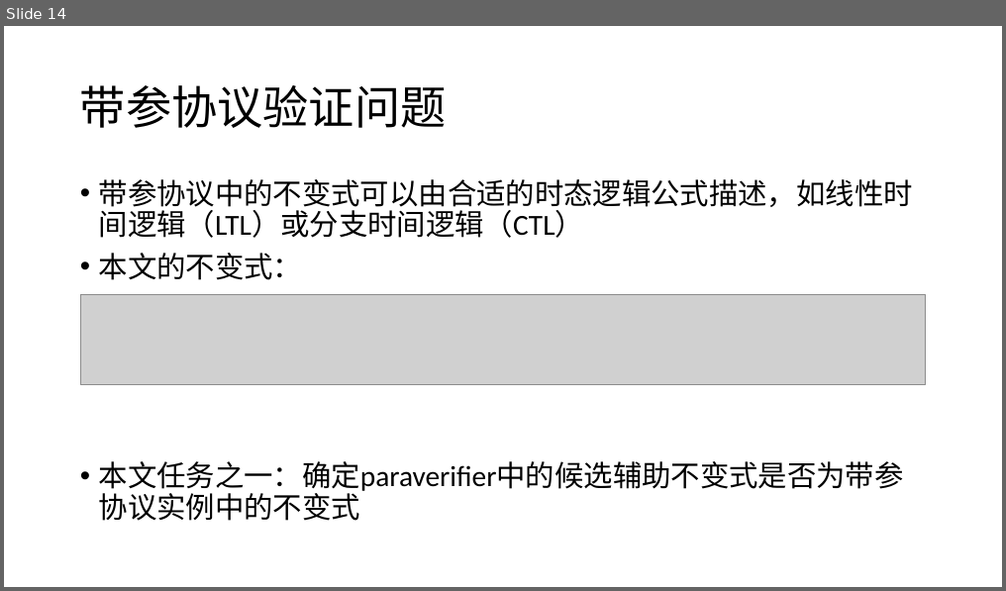
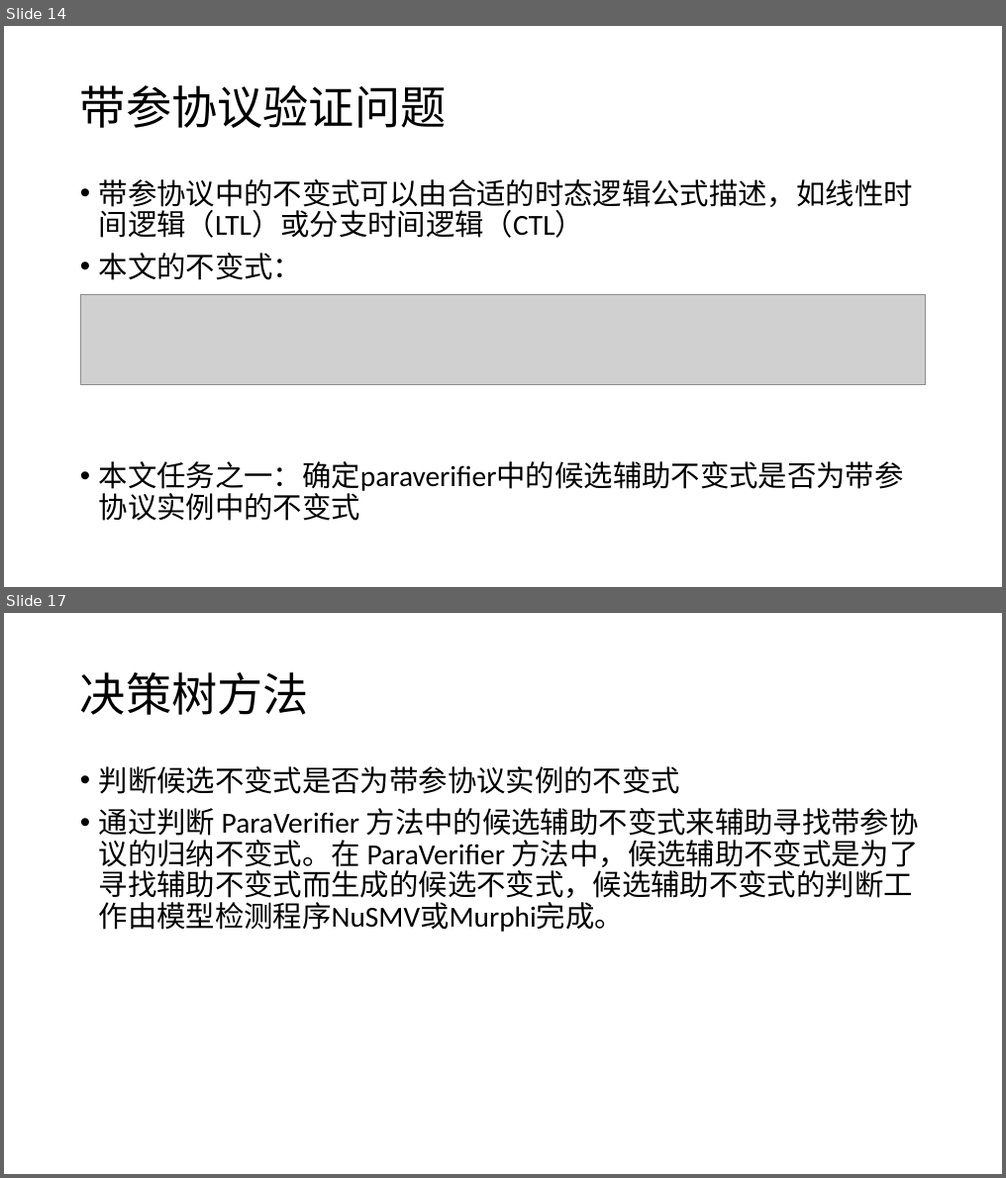
Before and after one commit to bacmive/paper_notes, a slide deck: notes2-paraverifier.pptx. Shown one above the other, each under a label of ours: slide 14 before the commit, slides 14 and 17 after it; the slides between them are not shown. The pictures are 1006x591 and 1006x1178 pixels, drawn with LibreOffice and Linux fonts; fonts in the diff are those of the drawing; grey boxes stand for pictures. Boxes give left, top, right and bottom in pixels: in the first picture for what was removed or moved away, otherwise in the second. Text is boxed around its words. In the diff, an @@ line names an element or a change of style, - is before the commit and + after.

```diff
--- a/notes2-paraverifier.pptx
+++ b/notes2-paraverifier.pptx
@@ slide 17 added at (x1=4, y1=613, x2=1002, y2=1174), background #FFFFFF @@
@@ title added at (x1=80, y1=672, x2=309, y2=715), 44 pt, text #000000 @@
+决策树方法
@@ text added at (x1=99, y1=766, x2=919, y2=932), 28 pt, text #000000 @@
+• 判断候选不变式是否为带参协议实例的不变式
+• 通过判断 ParaVerifier 方法中的候选辅助不变式来辅助寻找带参协议的归纳不变式。在 ParaVerifier 方法中，候选辅助不变式是为了寻找辅助不变式而生成的候选不变式，候选辅助不变式的判断工作由模型检测程序NuSMV或Murphi完成。
```
Also in this commit, not shown: 1 slide changed, 3 other slides added.
